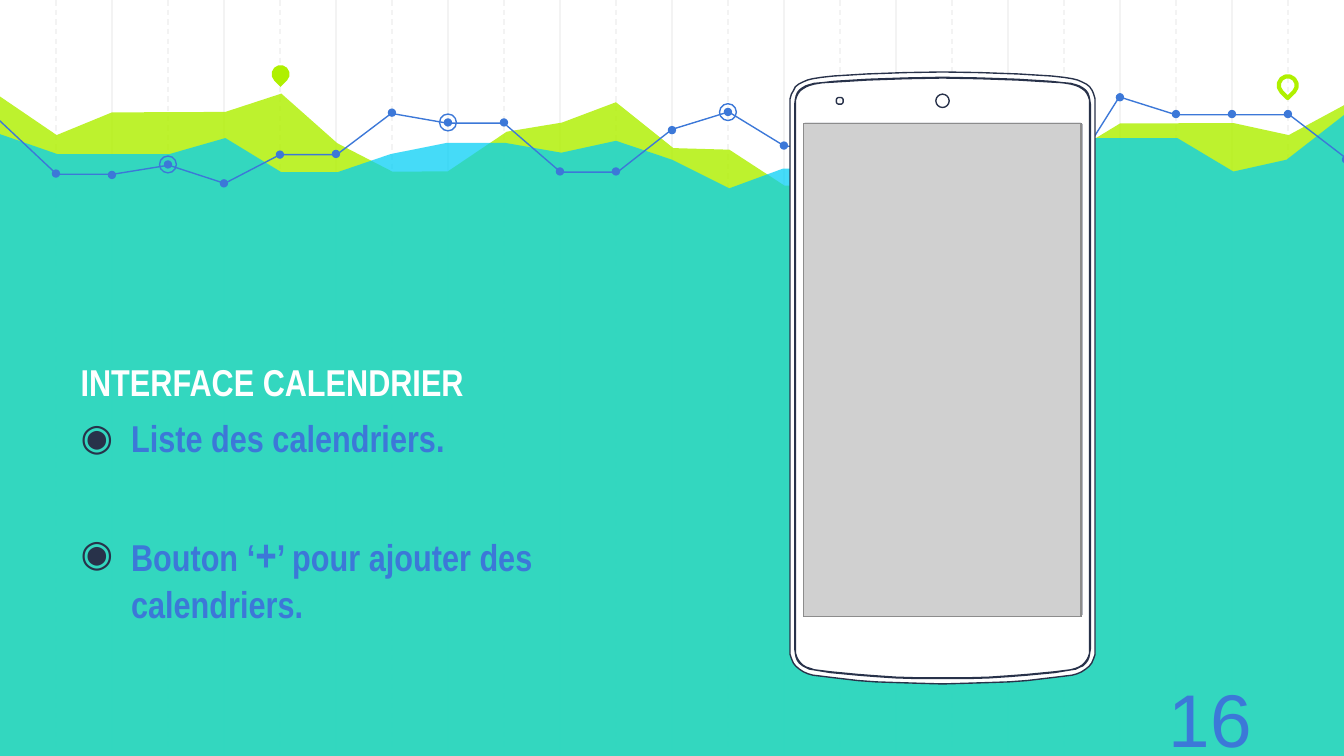
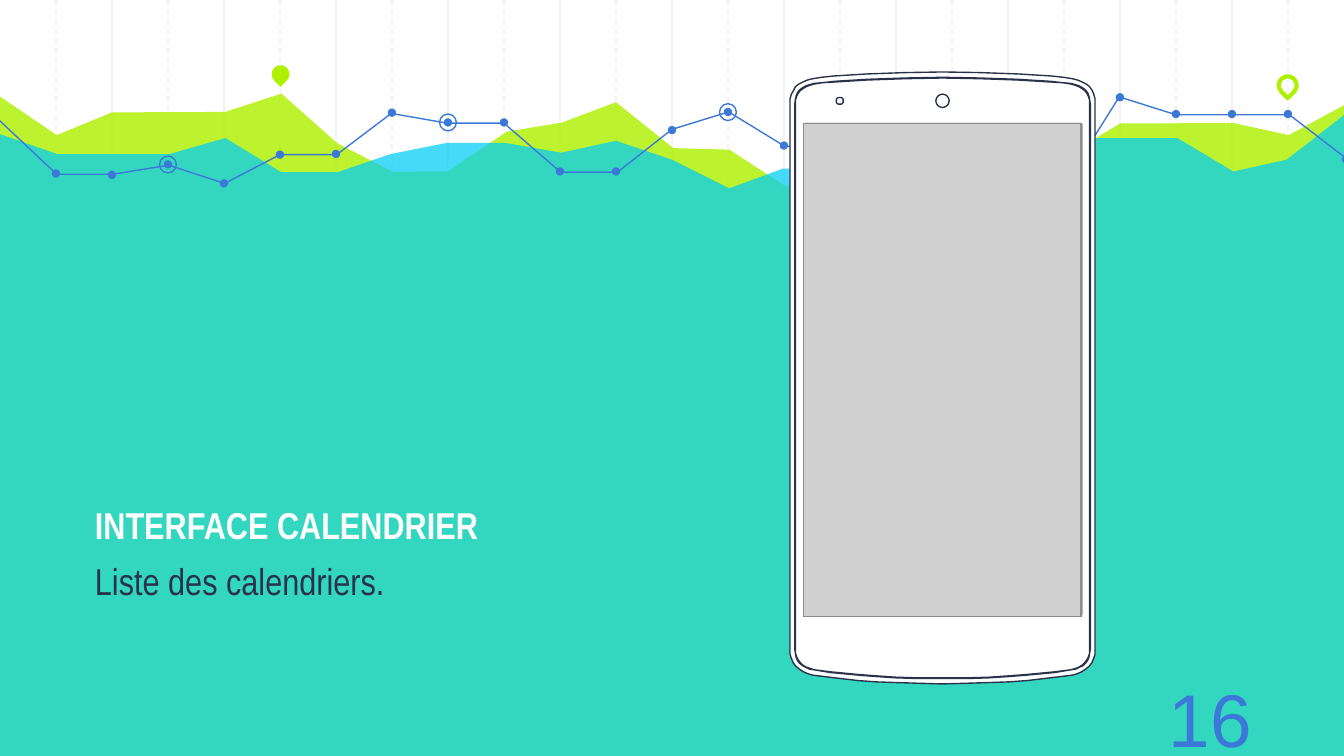
Before and after one commit to AzeddineZadir/docpfc, a slide deck: slide 19 of présentation licence 3.pptx. Drawn at 1344x756 pixels with LibreOffice and Linux fonts; fonts in the diff are those of the drawing; grey boxes stand for pictures. Boxes give left, top, right and bottom in pixels: in the first picture for what was removed or moved away, otherwise in the second. Text is boxed around its words. In the diff, an @@ line names an element or a change of style, - is before the commit and + after.

```diff
--- a/présentation licence 3.pptx
+++ b/présentation licence 3.pptx
@@ text "INTERFACE CALENDRIER": place and size @@
-text "INTERFACE CALENDRIER" at [81,370,533,618]
+text "INTERFACE CALENDRIER" at [95,513,478,596]
@@ text at [95,568,384,596]: text colour #3C78D8 to #28324A, bold off in "Liste des calendriers."; bullet ◉ to none @@
@@ text at [131,544,533,618]: paragraph removed @@
-◉ Bouton ‘+’ pour ajouter des calendriers.
```
Also in this commit, not shown: 2 other slides changed.
